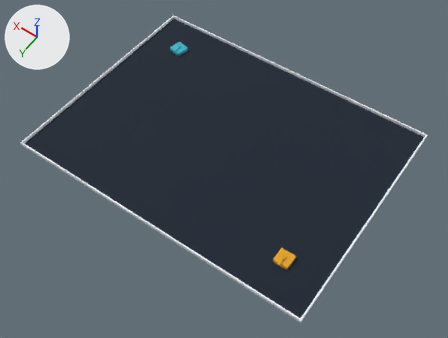
Two versions of the glTF model cli/tests/fixtures/open_arena.glb, one commit apart.
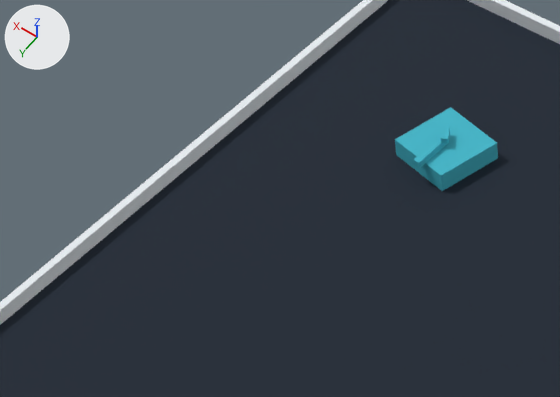
The first picture shows the older version from a 50 mm lens placed at (-46.0, 131.0, 294.0), pointed at (92.0, -62.0, -9.0). The close-ups show the older and then the newer version on the part from 22% to 44% of the width and 7% to 27% of the height of that picture. Only the edits that show in the close-ups are written down. Arrows for +X, +Y and +Z are at upper left; the lights stay in place. Where no turn or scale is listed for an object, it has been applied to the vertices. Vertices at exactly the same position are counted once.

Script lines for the objects in view, before the commit:
```python
me_mesh_1 = bpy.data.meshes.new('Mesh_1')
me_mesh_1.from_pydata(...)  # a box spanning x -0.5..0.5, y -0.5..0.5, z -0.5..0.5
me_mesh_1.materials.append(mat_wall)  # white #e9eef2
me_mesh_3 = bpy.data.meshes.new('Mesh_3')
me_mesh_3.from_pydata(...)  # a box spanning x -0.5..0.5, y -0.5..0.5, z -0.5..0.5
me_mesh_3.materials.append(mat_robot1)  # cyan #3fb6c9
ob_robot1_body = bpy.data.objects.new('robot1/body', me_mesh_3)
ob_robot1_body.parent = ob_robot1
ob_robot1_body.location = (0.0, 0.0, 1.26)
ob_robot1_body.scale = (9.0, 9.0, 2.52)
ob_robot1_gun = bpy.data.objects.new('robot1/gun', None)
ob_robot1_gun.parent = ob_robot1
ob_robot1_gun.location = (0.0, 0.0, 0.0)
ob_robot1_gun.rotation_euler = (0.0, 0.0, 0.215)  # degrees (0, 0, 12)
ob_robot1_gun_barrel = bpy.data.objects.new('robot1/gun/barrel', me_mesh_3)
ob_robot1_gun_barrel.parent = ob_robot1_gun
ob_robot1_gun_barrel.location = (0.0, 2.925, 2.97)
ob_robot1_gun_barrel.scale = (0.9, 5.85, 0.9)
ob_robot1_radar = bpy.data.objects.new('robot1/radar', me_mesh_3)
ob_robot1_radar.parent = ob_robot1
ob_robot1_radar.location = (0.0, 0.0, 3.6)
ob_robot1_radar.rotation_euler = (0.0, 0.0, -0.766)  # degrees (0, 0, -44)
ob_robot1_radar.scale = (2.52, 0.9, 0.72)
ob_wall_east = bpy.data.objects.new('wall/east', me_mesh_1)
ob_wall_east.location = (200.5, -75.0, 1.0)
ob_wall_east.scale = (1.0, 150.0, 2.0)
# also in view: 'ground' at (100.0, -75.0, 0.0); 'wall/south' at (100.0, -150.0, 1.0)
```
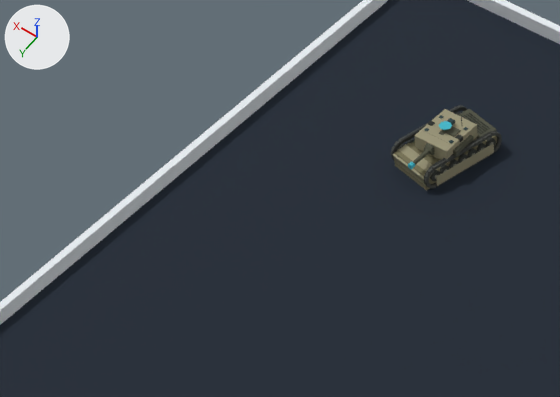
Where the newer file only moved an object's origin or applied its transform, the numbers keep the older frame.

Location of each change, [x1, y1, x2, y2] in pixels of the close-ups (560 x 397 px):
'robot1/body', deleted (cyan)
    before: [395, 107, 498, 191]
'robot1/hull', added
    after: [391, 105, 502, 191]
    faces in mat_abrams_armor (yellow #999477): [393, 144, 494, 186]
    faces in mat_abrams_base (dark yellow #777354): [394, 111, 499, 191]
    faces in mat_tread (dark grey #454844): [391, 105, 502, 189]
    faces in mat_wheel (dark grey #30342f): [397, 112, 496, 181]
    faces in mat_track (black #222522): [392, 106, 498, 185]
'robot1/gun', now drawn
    after: [414, 109, 478, 163]
    faces in mat_abrams_armor (yellow #999477): [414, 109, 478, 163]
    faces in mat_abrams_secondary (dark yellow #4f5140): [424, 126, 474, 157]
'robot1/gun/barrel', reshaped, moved, rescaled
    before: [413, 136, 448, 168]
    after: [408, 149, 430, 169]
'robot1/radar', reshaped, moved, rescaled (40% wider, 47% shorter)
    before: [441, 125, 450, 143]
    after: [439, 121, 452, 130]
part 1 of me_mesh_3, added
    after: [408, 149, 430, 169]
part 2 of me_mesh_3, deleted (cyan)
    before: [395, 107, 498, 191]

Diff of the bpy script that builds the scene:
```diff
--- a/cli/tests/fixtures/open_arena.glb.py
+++ b/cli/tests/fixtures/open_arena.glb.py
@@ me_mesh_3 @@
 # used by ob_robot1_gun_barrel; parent = ob_robot1_gun; location = (0.0, 2.925, 2.97); scale = (0.9, 5.85, 0.9)
-me_mesh_3.from_pydata(...)  # 8 vertices, 12 faces; spans x -0.5..0.5, y -0.5..0.5, z -0.5..0.5
+me_mesh_3.from_pydata(...)  # 36 vertices, 64 faces; spans x -0.367..0.367, y 3.06..7.175, z 0.808..1.542
+# me_mesh_3 part 1: 36 vertices added at x -0.367..0.367, y 3.06..7.175, z 0.808..1.542
+# me_mesh_3 part 2: 8 vertices removed from x -0.5..0.5, y -0.5..0.5, z -0.5..0.5
 me_mesh_3.materials.append(mat_robot1)
+me_mesh_3.materials.append(mat_abrams_secondary)  # dark yellow #4f5140
@@ me_mesh_10 @@
+me_mesh_10.from_pydata(...)  # 29 vertices, 52 faces; spans x -0.83..0.83, y -0.83..0.83, z 0.0..0.73
+# faces by material slot: [20, 32]
+me_mesh_10.materials.append(mat_dark)  # black #242823
+me_mesh_10.materials.append(mat_robot1)  # cyan #3fb6c9
@@ me_mesh_8 @@
+me_mesh_8.from_pydata(...)  # 190 vertices, 312 faces; spans x -2.97..2.97, y -3.06..3.69, z -1.91..3.73
+# faces by material slot: [12, 12, 184, 60, 44]
+me_mesh_8.materials.append(mat_abrams_base)  # dark yellow #777354
+me_mesh_8.materials.append(mat_abrams_armor)  # yellow #999477
+me_mesh_8.materials.append(mat_abrams_secondary)  # dark yellow #4f5140
+me_mesh_8.materials.append(mat_glass)  # dark cyan #263e42
+me_mesh_8.materials.append(mat_dark)  # black #242823
@@ ob_robot1_body @@
-ob_robot1_body = bpy.data.objects.new('robot1/body', me_mesh_3)
@@ ob_robot1_gun @@
-ob_robot1_gun = bpy.data.objects.new('robot1/gun', None)
+ob_robot1_gun = bpy.data.objects.new('robot1/gun', me_mesh_8)
 ob_robot1_gun.parent = ob_robot1
-ob_robot1_gun.location = (0.0, 0.0, 0.0)
+ob_robot1_gun.location = (-0.246, 0.1, 2.534)
 ob_robot1_gun.rotation_euler = (0.0, 0.0, 0.215)  # degrees (0, 0, 12)
@@ ob_robot1_gun_barrel @@
 ob_robot1_gun_barrel.parent = ob_robot1_gun
-ob_robot1_gun_barrel.location = (0.0, 2.925, 2.97)
-ob_robot1_gun_barrel.scale = (0.9, 5.85, 0.9)
+ob_robot1_gun_barrel.location = (0.0, 0.0, 0.0)
@@ ob_robot1_radar @@
-ob_robot1_radar = bpy.data.objects.new('robot1/radar', me_mesh_3)
+ob_robot1_radar = bpy.data.objects.new('robot1/radar', me_mesh_10)
 ob_robot1_radar.parent = ob_robot1
-ob_robot1_radar.location = (0.0, 0.0, 3.6)
+ob_robot1_radar.location = (-0.246, 0.1, 4.516)
 ob_robot1_radar.rotation_euler = (0.0, 0.0, -0.766)  # degrees (0, 0, -44)
-ob_robot1_radar.scale = (2.52, 0.9, 0.72)
@@ ob_robot1_hull @@
+ob_robot1_hull = bpy.data.objects.new('robot1/hull', me_mesh_7)  # 1496 vertices, 2512 faces; spans x -4.7..4.7, y -6.71..6.71, z 0.0..3.28; in mat_abrams_base (dark yellow #777354), mat_abrams_armor (yellow #999477), mat_abrams_secondary (dark yellow #4f5140), mat_track (black #222522), mat_tread (dark grey #454844), mat_wheel (dark grey #30342f), mat_hub (grey #858575), mat_dark (black #242823), mat_lamp (yellow #d4bd80)
+ob_robot1_hull.location = (175.08, -124.64, 0.0)
```
